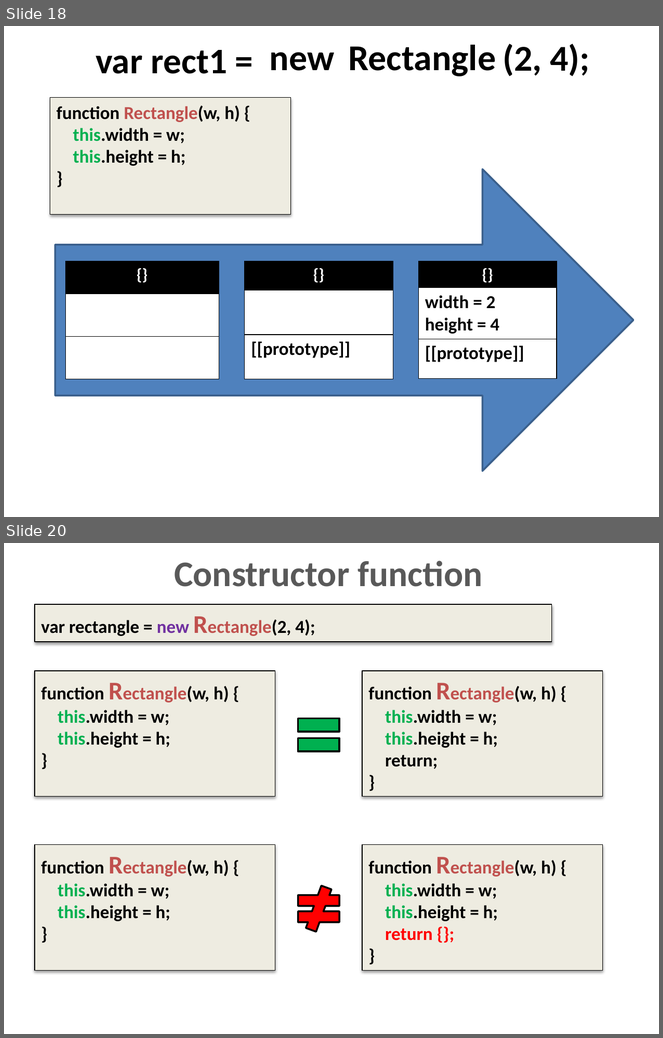
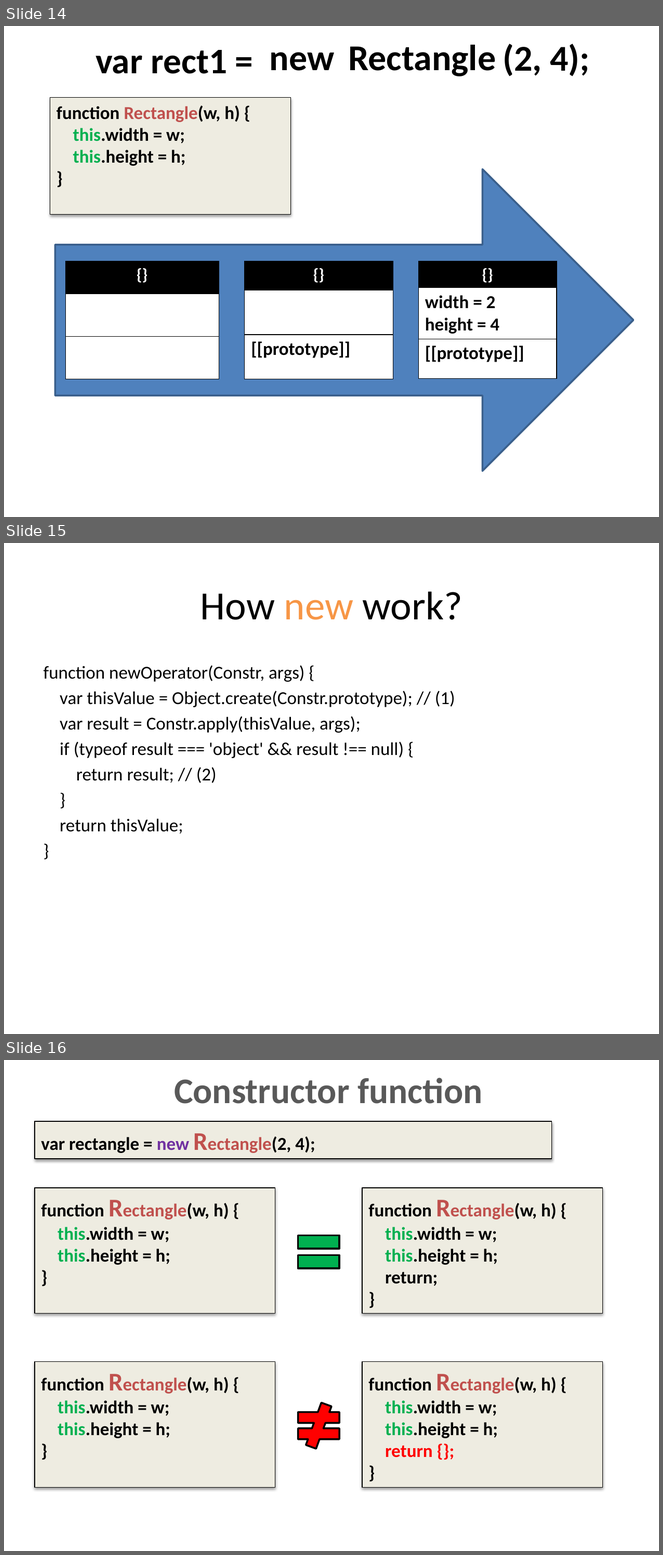
Before and after one commit to dzmitry-varabei/front-end-course, a slide deck: inheritance-in-javascript/Inheritance.pptx. Shown one above the other, each under a label of ours: slides 18 and 20 before the commit, slides 14, 15 and 16 after it; the slides between them are not shown. The pictures are 663x1038 and 663x1555 pixels, drawn with LibreOffice and Linux fonts; fonts in the diff are those of the drawing. Boxes give left, top, right and bottom in pixels: in the first picture for what was removed or moved away, otherwise in the second. Text is boxed around its words. In the diff, an @@ line names an element or a change of style, - is before the commit and + after.

```diff
--- a/inheritance-in-javascript/Inheritance.pptx
+++ b/inheritance-in-javascript/Inheritance.pptx
@@ slide 15 added at [4,543,659,1034], background #FFFFFF @@
@@ title added at [201,591,463,620], 44 pt, text #000000 @@
+How new work?
@@ text added at [44,665,455,834], 20 pt, text #000000 @@
+function newOperator(Constr, args) {
+var thisValue = Object.create(Constr.prototype); // (1)
+var result = Constr.apply(thisValue, args);
+if (typeof result === 'object' && result !== null) {
+return result; // (2)
+}
+return thisValue;
+}
@@ what was slide 18 is now slide 14 @@
@@ what was slide 20 is now slide 16 @@
```
Also in this commit, not shown: 2 slides changed, 5 slides removed, 2 other files.
